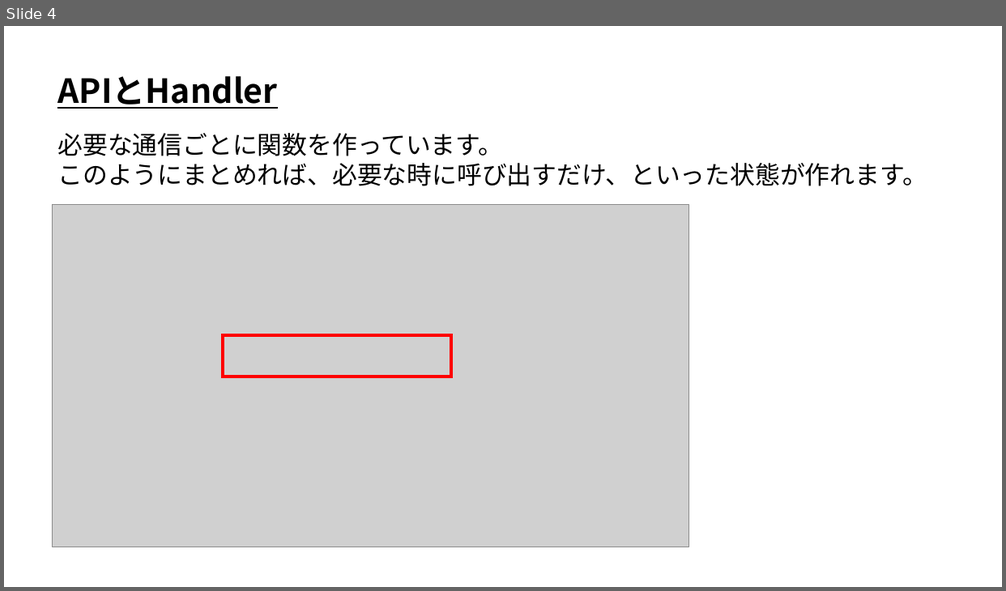
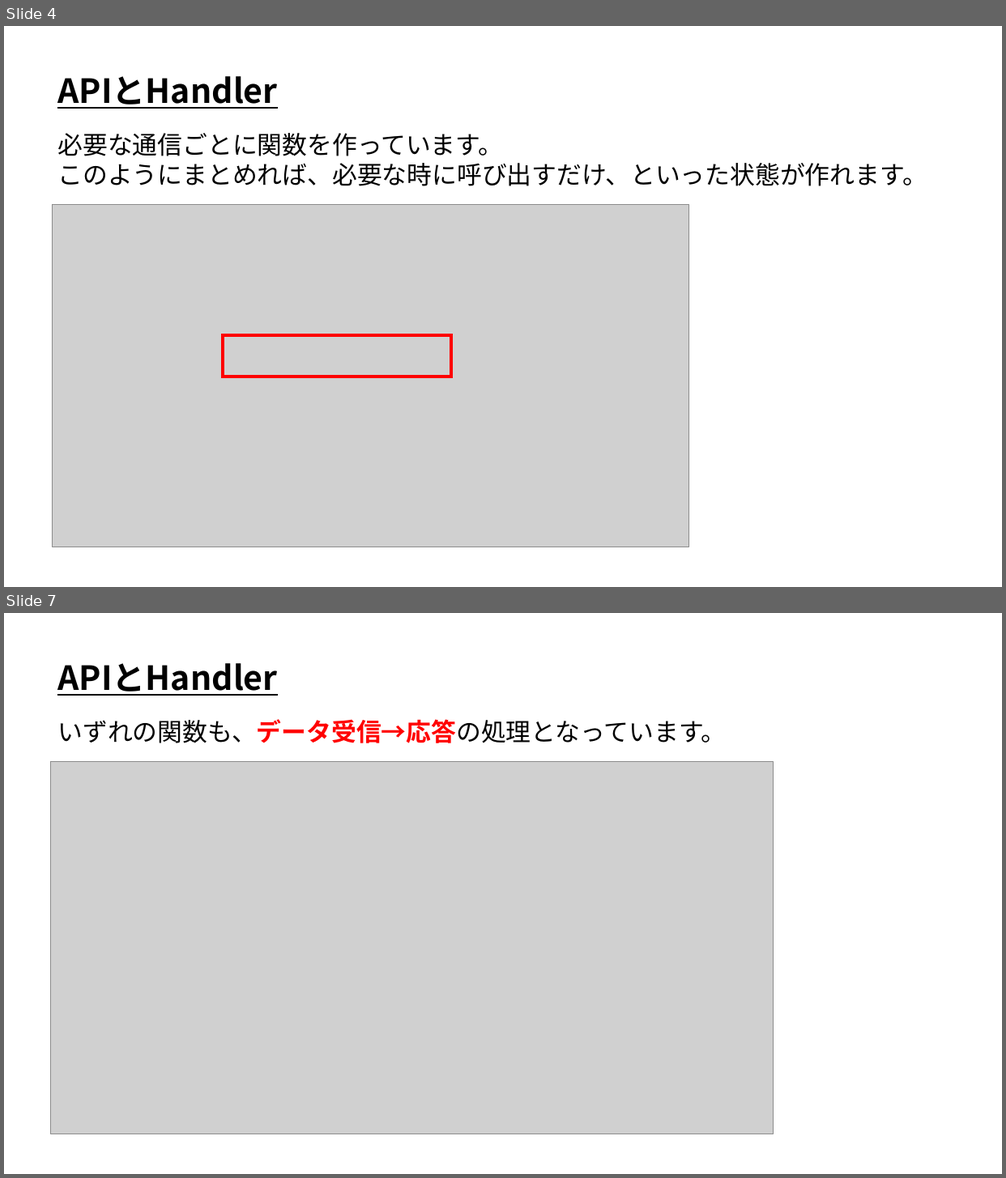
Before and after one commit to ArakiYusuke-Ohara/Textbook, a slide deck: ゲーム科3年/00_前期/オンラインゲームプログラミングⅠ/12_APIとHandler.pptx. Shown one above the other, each under a label of ours: slide 4 before the commit, slides 4 and 7 after it; the slides between them are not shown. The pictures are 1006x591 and 1006x1178 pixels, drawn with LibreOffice and Linux fonts; fonts in the diff are those of the drawing; grey boxes stand for pictures. Boxes give left, top, right and bottom in pixels: in the first picture for what was removed or moved away, otherwise in the second. Text is boxed around its words. In the diff, an @@ line names an element or a change of style, - is before the commit and + after.

```diff
--- a/ゲーム科3年/00_前期/オンラインゲームプログラミングⅠ/12_APIとHandler.pptx
+++ b/ゲーム科3年/00_前期/オンラインゲームプログラミングⅠ/12_APIとHandler.pptx
@@ slide 7 added at (4, 613, 1002, 1174), background #FFFFFF @@
@@ text added at (57, 663, 277, 696), 32 pt, text #000000, bold, underline @@
+APIとHandler
@@ text added at (57, 719, 726, 743), 24 pt, text #000000 @@
+いずれの関数も、データ受信→応答の処理となっています。
@@ picture added at (50, 762, 773, 1134) @@
```
Also in this commit, not shown: 1 slide changed, 4 other slides added, 1 other file.
